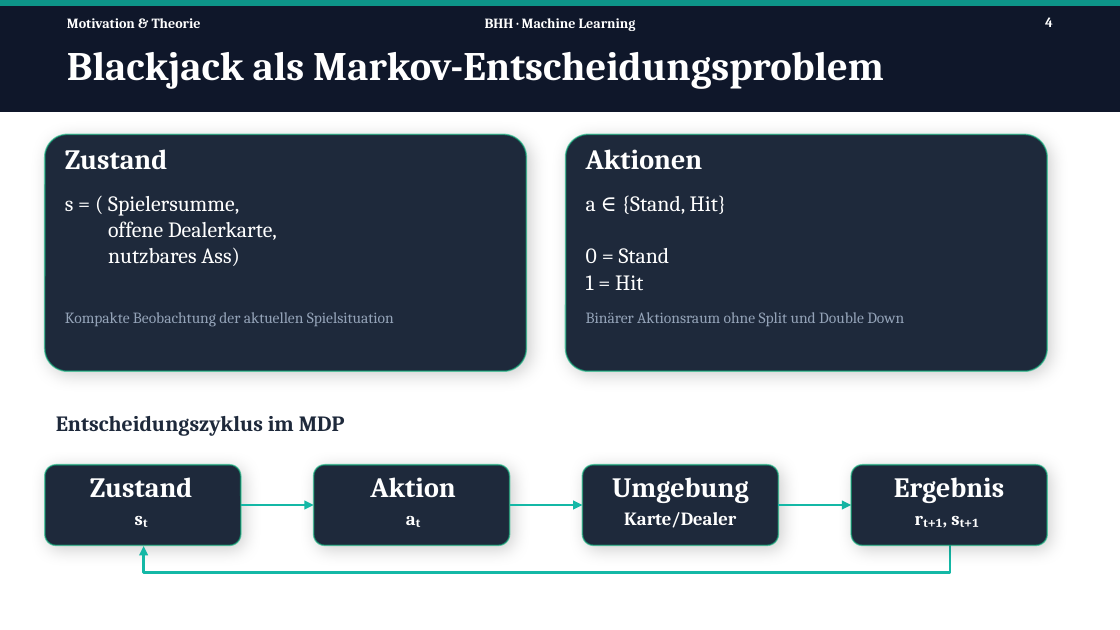
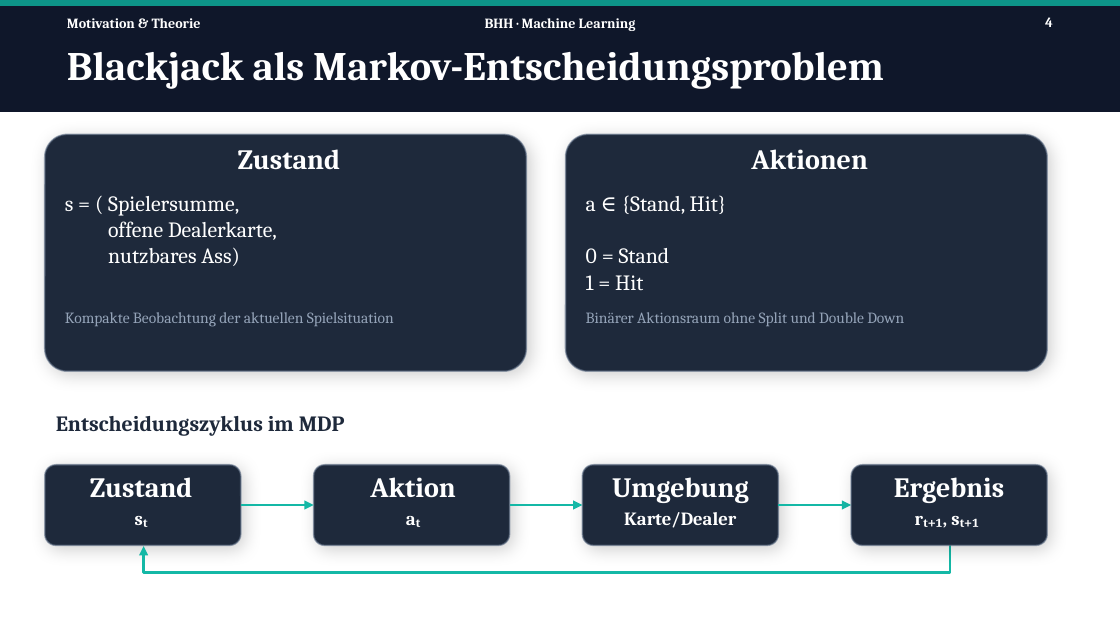
Before and after one commit to Tom-N-M/ml-blackjack, a slide deck: slide 4 of Präsi/PP_v2.pptx. Drawn at 1120x630 pixels with LibreOffice and Linux fonts; fonts in the diff are those of the drawing. Boxes give left, top, right and bottom in pixels: in the first picture for what was removed or moved away, otherwise in the second. Text is boxed around its words. In the diff, an @@ line names an element or a change of style, - is before the commit and + after.

```diff
--- a/Präsi/PP_v2.pptx
+++ b/Präsi/PP_v2.pptx
@@ rounded rectangle at bbox=[45, 134, 526, 371]: outline #10B981 1 pt to #64748B 1 pt @@
@@ text "Zustand" at bbox=[238, 149, 340, 170]: alignment left to centre @@
@@ rounded rectangle at bbox=[566, 134, 1047, 371]: outline #10B981 1 pt to #64748B 1 pt @@
@@ text "Aktionen" at bbox=[751, 149, 868, 170]: alignment left to centre @@
```
Also in this commit, not shown: 3 other slides changed, 3 slides added.
